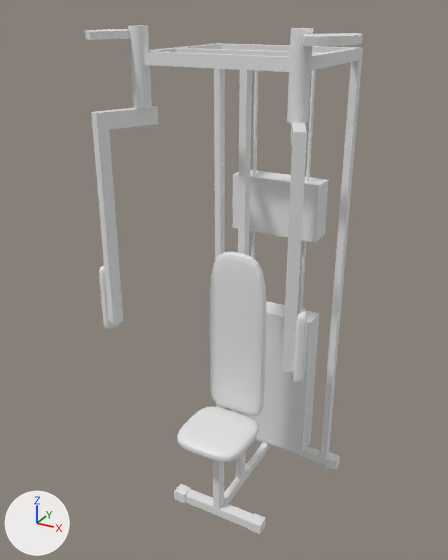
The FBX model Assets/Prefabs/ChestMacine.fbx: old version first, new version second.
Camera for both pictures: a camera (50 mm lens) standing at (1.06, -2.22, 2.1) and looking at (-0.08, -0.15, 1.06). Arrows for +X, +Y and +Z are at lower left; the lights stay in place. Where no turn or scale is listed for an object, it has been applied to the vertices.

The scene before the commit, as lines of its bpy script (objects in view):
```python
me_cube_003 = bpy.data.meshes.new('Cube.003')
me_cube_003.from_pydata(...)  # 1114 vertices, 1076 faces; spans x -0.37..0.37, y -0.32..0.45, z -0.76..1.2
me_cube_014 = bpy.data.meshes.new('Cube.014')
me_cube_014.from_pydata(...)  # a box spanning x -0.201..0.201, y -0.057..0.057, z -0.024..0.224
me_cylinder = bpy.data.meshes.new('Cylinder')
me_cylinder.from_pydata(...)  # 808 vertices, 765 faces; spans x -0.069..0.204, y -0.034..0.18, z -1.13..0.0
me_cylinder_001 = bpy.data.meshes.new('Cylinder.001')
me_cylinder_001.from_pydata(...)  # 808 vertices, 765 faces; spans x -0.18..0.039, y -0.182..0.132, z -1.13..0.0
ob_lefthandle = bpy.data.objects.new('LeftHandle', me_cylinder)
ob_lefthandle.location = (0.301, -0.349, 2.04)
ob_lefthandle.rotation_euler = (0.0, 0.0, -1.143)  # degrees (0, 0, -65)
ob_machinebase = bpy.data.objects.new('MachineBase', me_cube_003)
ob_machinebase.location = (0.0, -0.172, 0.76)
ob_righthandle = bpy.data.objects.new('RightHandle', me_cylinder_001)
ob_righthandle.location = (-0.301, -0.348, 2.04)
ob_weight = bpy.data.objects.new('Weight', me_cube_014)
ob_weight.location = (0.0, 0.217, 1.199)
```
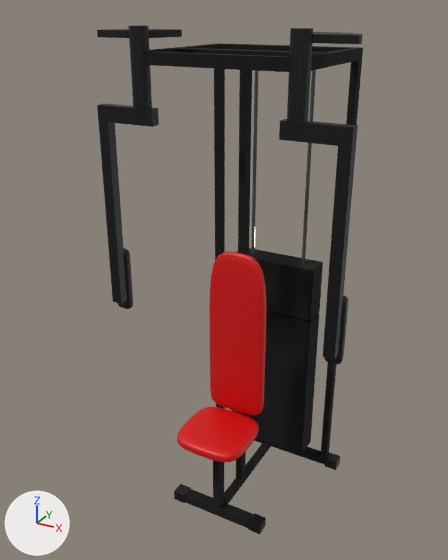
Where the newer file only moved an object's origin or applied its transform, the numbers keep the older frame.

What differs and where, as boxes [x1, y1, x2, y2] in the pictures (448 x 560 px; the box of a moved part takes in the faces that stretch with it):
'LeftHandle', recoloured, turned (grey to black)
    before: [282, 28, 363, 384]
    after: [279, 28, 363, 364]
'RightHandle', reshaped (16% wider, 7% shorter)
    before: [85, 25, 158, 329]
    after: [97, 25, 182, 309]
'Weight', recoloured, moved
    before: [232, 170, 329, 242]
    after: [237, 248, 323, 321]
part 1 of me_cylinder_001, moved or reshaped
    before: [91, 106, 158, 324]
    after: [97, 104, 159, 304]
part 2 of me_cylinder_001, moved or reshaped
    before: [99, 266, 121, 329]
    after: [118, 248, 133, 309]
part 3 of me_cylinder_001, moved or reshaped
    before: [85, 25, 152, 109]
    after: [97, 25, 182, 109]
part 4 of me_cube_003, recoloured (grey to red)
    both: [177, 252, 266, 462]
part 5 of me_cube_003, recoloured (grey to black)
    both: [144, 43, 363, 72]
part 6 of me_cube_003, recoloured (grey to black)
    both: [185, 439, 326, 528]
part 7 of me_cube_003, recoloured (grey to black)
    both: [214, 60, 362, 480]
part 8 of me_cube_003, recoloured (grey to black)
    both: [231, 313, 319, 454]
part 9 of me_cube_003, recoloured (white to black)
    both: [174, 484, 191, 503]
part 10 of me_cube_003, recoloured (white to black)
    both: [248, 513, 266, 534]
part 11 of me_cube_003, recoloured (grey to black)
    both: [325, 452, 340, 470]
part 12 of me_cube_003, recoloured (grey to black)
    both: [251, 70, 316, 264]

The edits, one by one:
Material 'Metal' (mat_metal) is new.
Its base color is (0.0738, 0.0738, 0.0738) (dark grey #4d4d4d).
Its roughness is 0.0.
Material 'Red' (mat_red) is new.
Its base color is (0.655, 0.0, 0.0) (red #d40000).
Material 'GlossyBlack' (mat_glossyblack) is new.
Its base color is (0.0, 0.0, 0.0) (black #000000).
Material 'Black' (mat_black) is new.
Its base color is (0.00308, 0.00308, 0.00308) (black #0a0a0a).
Its roughness is 1.0.
me_cylinder has 808 vertices, 765 faces and spans x -0.069..0.204, y -0.034..0.18, z -1.13..0.0.
me_cylinder now uses material mat_glossyblack (black #000000).
me_cylinder_001 is used by ob_righthandle; location (-0.301, -0.348, 2.04).
me_cylinder_001 had 808 vertices, 765 faces and spanned x -0.18..0.039, y -0.182..0.132, z -1.13..0.0.
me_cylinder_001 now has 808 vertices, 765 faces and spans x -0.203..0.069, y -0.034..0.18, z -1.13..0.0.
me_cylinder_001 part 1: the loose piece of 16 vertices spanning x -0.098..0.039, y -0.182..0.056, z -1.082..-0.274 is turned -64.8 degrees about the z axis through its middle, then moved by (-0.039, 0.062, 0.0), in mat_glossyblack (black #000000).
me_cylinder_001 part 2: the loose piece of 642 vertices spanning x -0.129..-0.077, y -0.174..-0.104, z -1.13..-0.856 is turned -64.8 degrees about the z axis through its middle, then moved by (-0.065, 0.173, 0.0), in mat_glossyblack (black #000000).
me_cylinder_001 part 3: 146 vertices removed from x -0.18..0.034, y -0.164..0.132, z -0.274..0.0; 146 vertices added at x -0.179..0.069, y -0.034..0.18, z -0.274..0.0.
me_cylinder_001 now uses material mat_glossyblack (black #000000).
me_cube_014 has 8 vertices, 6 faces and spans x -0.201..0.201, y -0.057..0.057, z -0.024..0.224.
me_cube_014 now uses material mat_black (black #0a0a0a).
me_cube_003 has 1114 vertices, 1076 faces and spans x -0.37..0.37, y -0.32..0.45, z -0.76..1.2.
me_cube_003 is used by ob_machinebase; location (0.0, -0.172, 0.76).
me_cube_003 part 4: 896 of the faces centred in x -0.15..0.15, y -0.32..0.03, z -0.35..0.44 switch from no material to mat_red (red #d40000).
me_cube_003 part 5: 55 of the faces centred in x -0.31..0.31, y -0.19..0.41, z 1.15..1.2 switch from no material to mat_black (black #0a0a0a).
me_cube_003 part 6: 48 of the faces centred in x -0.31..0.31, y -0.19..0.41, z -0.76..-0.35 switch from no material to mat_black (black #0a0a0a).
me_cube_003 part 7: 13 of the faces centred in x -0.31..0.31, y 0.03..0.41, z 0.03..0.22 switch from no material to mat_black (black #0a0a0a).
me_cube_003 part 8: 4 of the faces centred in x -0.2..0.2, y 0.33..0.45, z -0.34 switch from no material to mat_black (black #0a0a0a).
me_cube_003 part 9: 6 of the faces centred in x -0.22..-0.16, y -0.19..-0.14, z -0.76..-0.72 switch from no material to mat_glossyblack (black #000000).
me_cube_003 part 10: 6 of the faces centred in x 0.16..0.22, y -0.19..-0.14, z -0.76..-0.72 switch from no material to mat_glossyblack (black #000000).
me_cube_003 part 11: 6 of the faces centred in x 0.31..0.37, y 0.36..0.42, z -0.76..-0.72 switch from no material to mat_glossyblack (black #000000).
me_cube_003 part 12: 32 of the faces centred in x -0.13..0.14, y 0.38..0.4, z 0.22 switch from no material to mat_metal (dark grey #4d4d4d).
Object 'LeftHandle' (ob_lefthandle) turns from (0, 0, -65) to (0, 0, -0.7) degrees about x, y and z.
Object 'Weight' (ob_weight) moves from (0.0, 0.217, 1.199) to (0.0, 0.217, 0.821).
